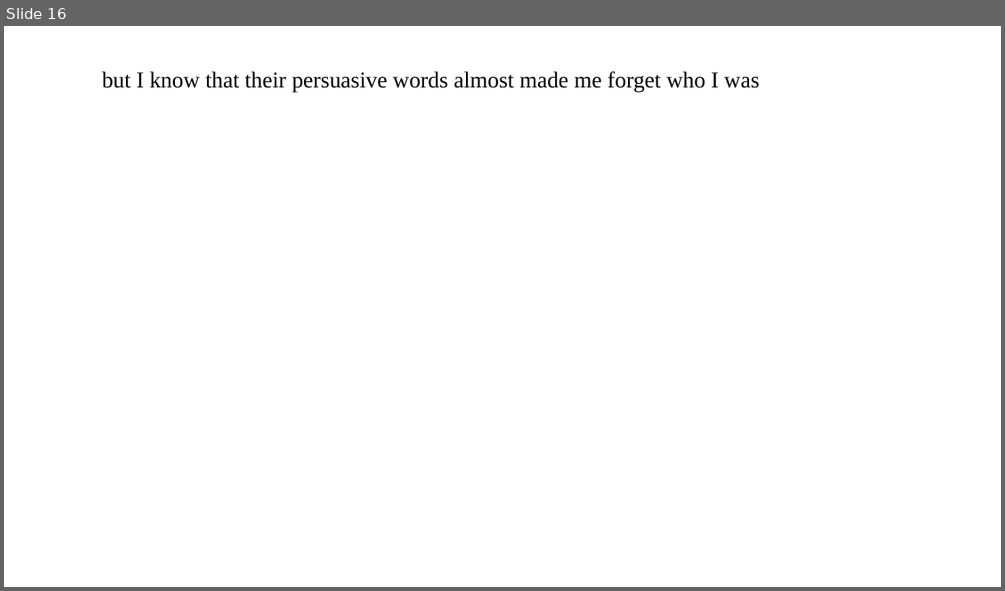
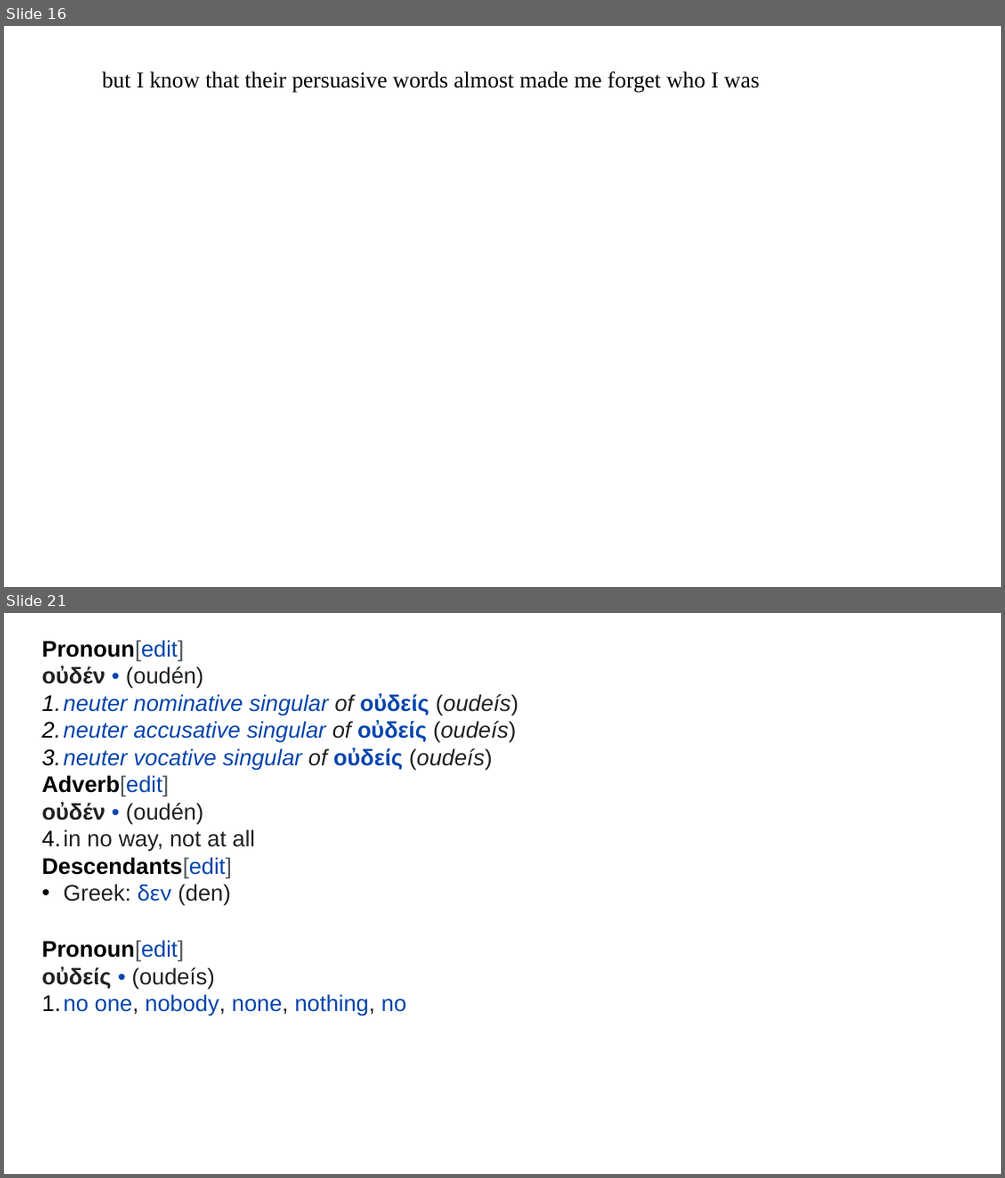
Before and after one commit to kommunikativenHandelns/Hellenike, a slide deck: plato_apology.odp. Shown one above the other, each under a label of ours: slide 16 before the commit, slides 16 and 21 after it; the slides between them are not shown. The pictures are 1005x591 and 1005x1178 pixels, drawn with LibreOffice and Linux fonts; fonts in the diff are those of the drawing. Boxes give left, top, right and bottom in pixels: in the first picture for what was removed or moved away, otherwise in the second. Text is boxed around its words. In the diff, an @@ line names an element or a change of style, - is before the commit and + after.

```diff
--- a/plato_apology.odp
+++ b/plato_apology.odp
@@ slide 21 added at (4, 613, 1001, 1174), background #FFFFFF @@
@@ free added at (33, 630, 532, 910), 18 pt, text #0645AD @@
+Pronoun[edit]
+οὐδέν • (oudén)
+1. neuter nominative singular of οὐδείς (oudeís)
+2. neuter accusative singular of οὐδείς (oudeís)
+3. neuter vocative singular of οὐδείς (oudeís)
+Adverb[edit]
+οὐδέν • (oudén)
+1. in no way, not at all
+Descendants[edit]
+• Greek: δεν (den)
@@ free added at (33, 931, 532, 1021), 18 pt, text #0645AD @@
+Pronoun[edit]
+οὐδείς • (oudeís)
+1. no one, nobody, none, nothing, no
```
Also in this commit, not shown: 5 other slides added, 1 other file.
